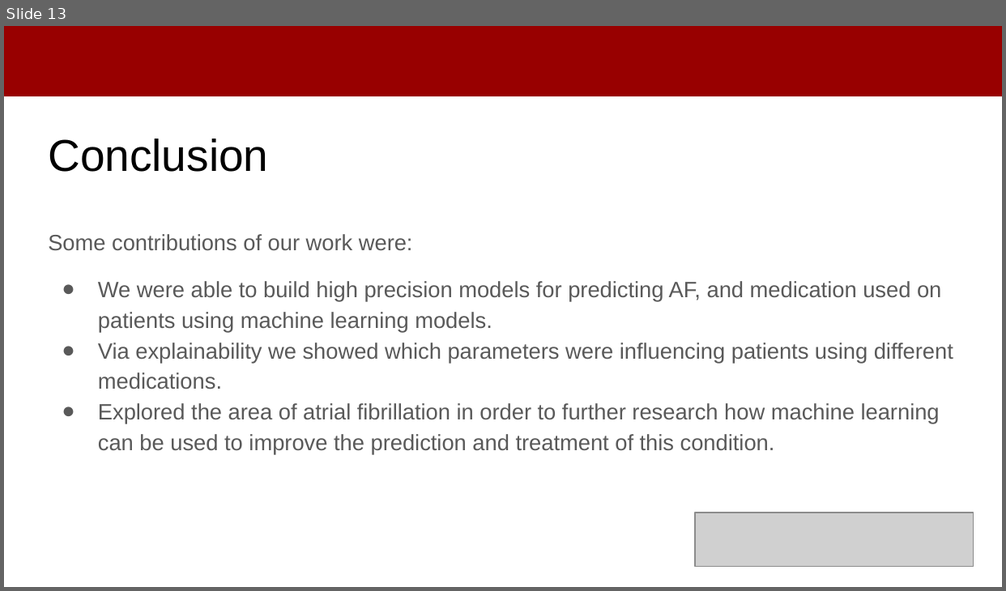
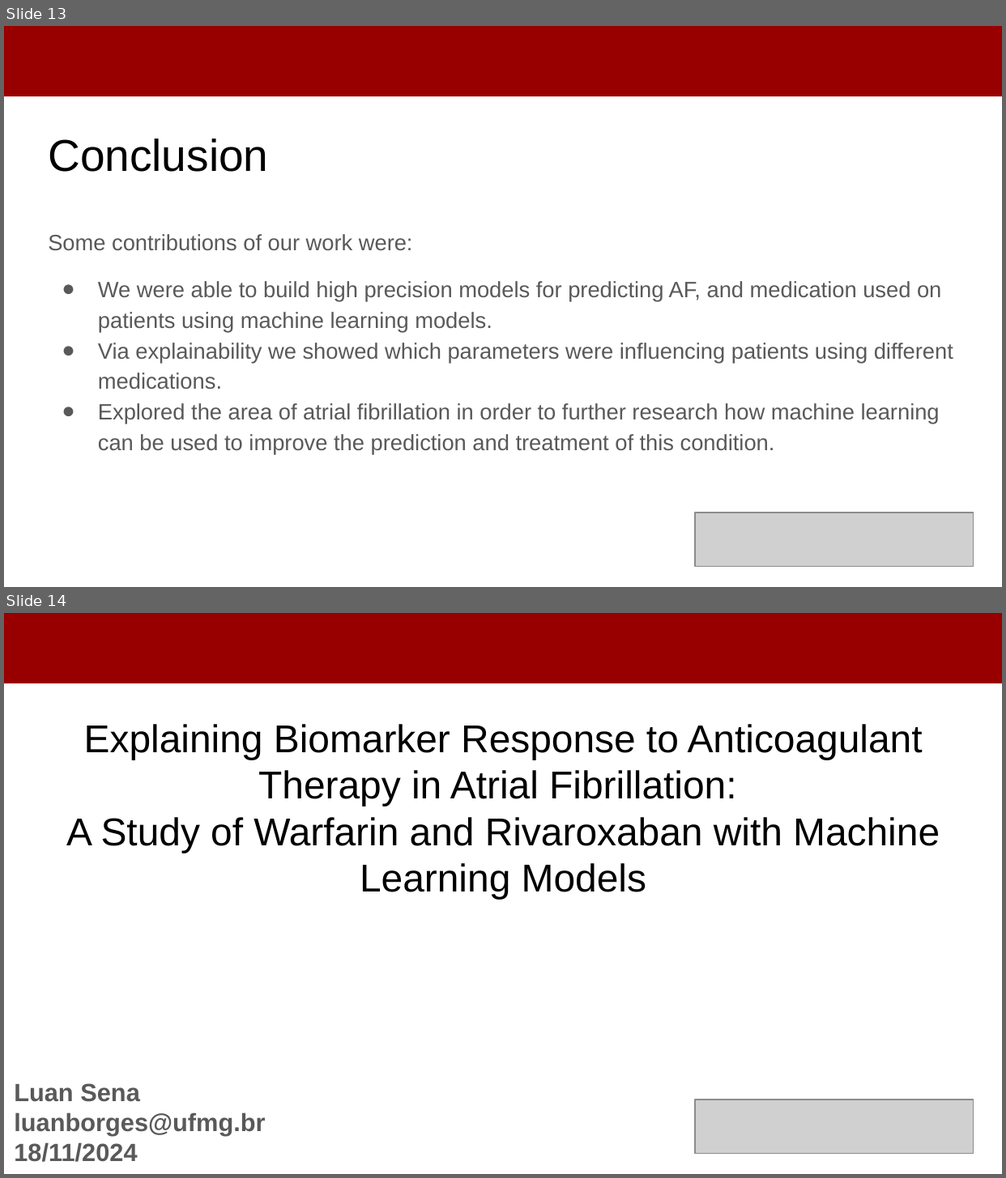
Before and after one commit to LuanBrt/BracisPresentation, a slide deck: ApresentacaoBRACIS.pptx. Shown one above the other, each under a label of ours: slide 13 before the commit, slides 13 and 14 after it. The pictures are 1006x591 and 1006x1178 pixels, drawn with LibreOffice and Linux fonts; fonts in the diff are those of the drawing; grey boxes stand for pictures. Boxes give left, top, right and bottom in pixels: in the first picture for what was removed or moved away, otherwise in the second. Text is boxed around its words. In the diff, an @@ line names an element or a change of style, - is before the commit and + after.

Commit message:
Adicionando slide final

```diff
--- a/ApresentacaoBRACIS.pptx
+++ b/ApresentacaoBRACIS.pptx
@@ slide 14 added at (4,613,1002,1174), background #FFFFFF @@
@@ rectangle added at (4,613,1002,683), fill #980000, outline #980000 0.75 pt @@
@@ title added at (66,724,940,899), 28 pt, text #000000 @@
+Explaining Biomarker Response to Anticoagulant Therapy in Atrial Fibrillation:
+A Study of Warfarin and Rivaroxaban with Machine Learning Models
@@ text added at (14,1084,265,1162), 18 pt, text #595959, bold @@
+Luan Sena
+luanborges@ufmg.br
+18/11/2024
@@ picture added at (695,1100,973,1154) @@
```
Also in this commit, not shown: 1 other file.
